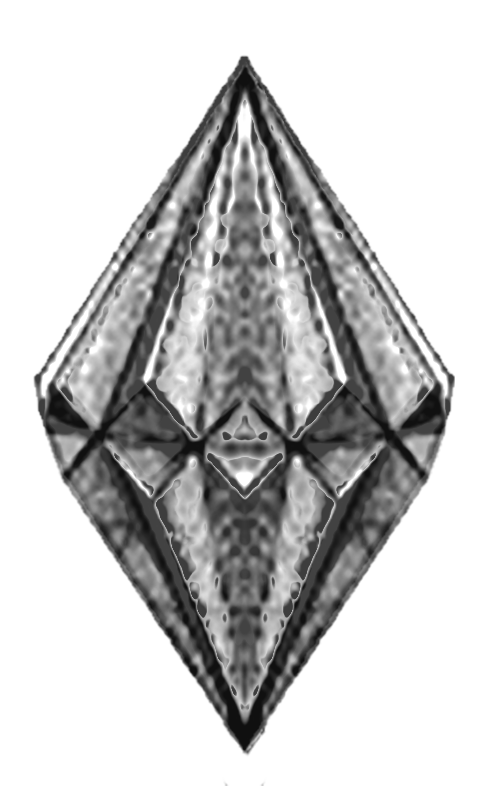
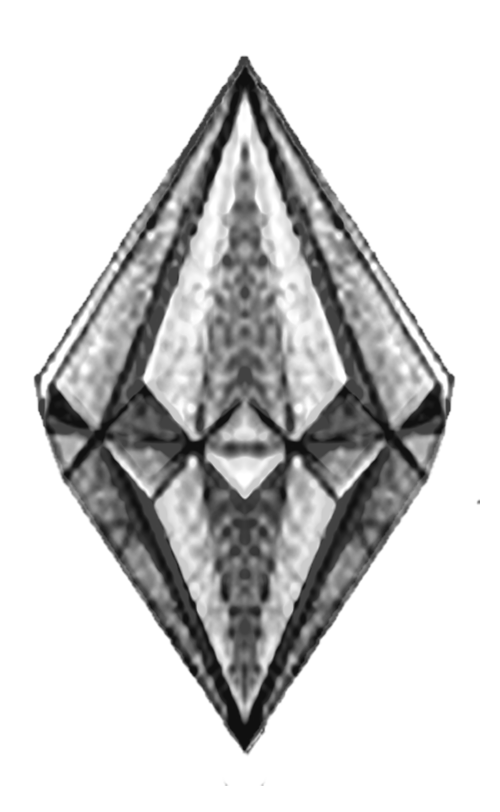
Layer changes from the first 500×812 image to the second:
painted on "Layer 1" over [43, 60, 447, 711]
painted on "Layer 1 copy 2" over [42, 60, 480, 711]
